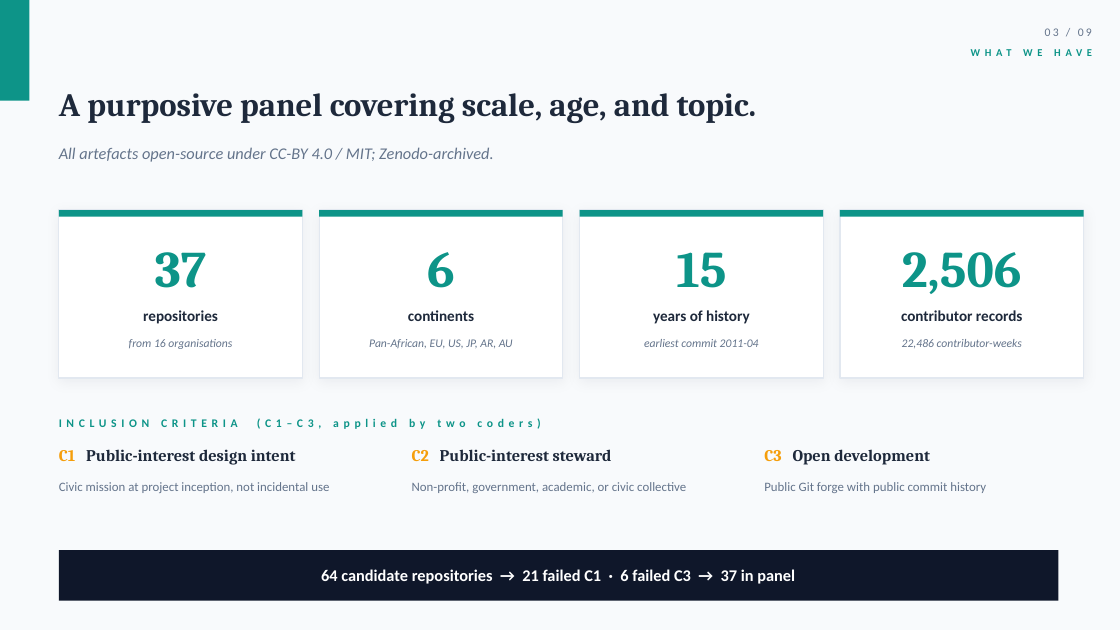
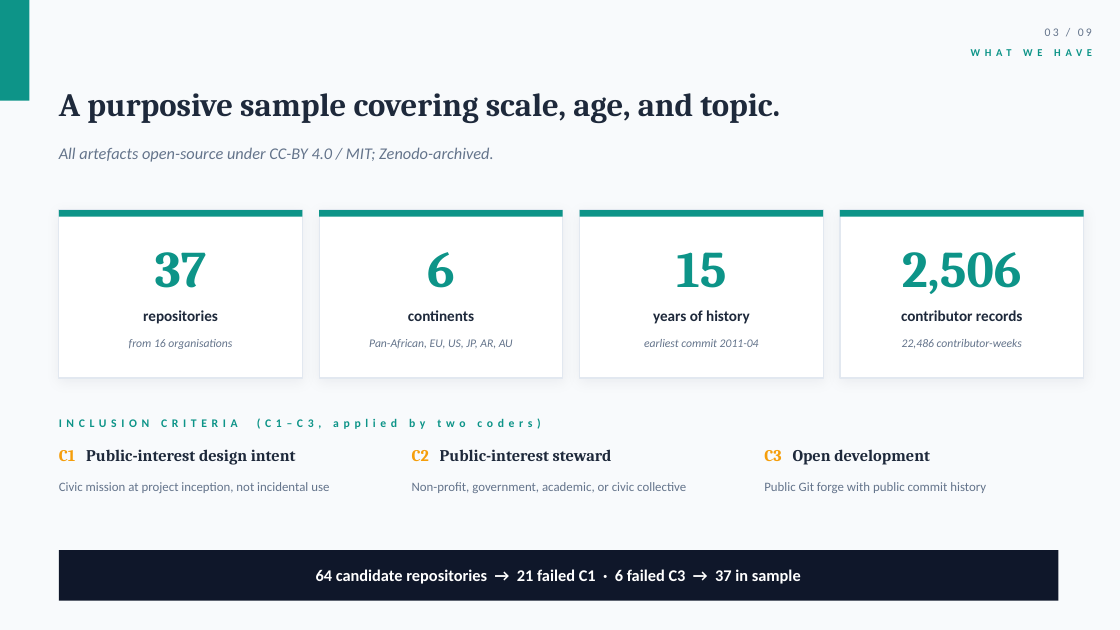
Before and after one commit to Japskua/civic-tech-git-crawler, a slide deck: slide 3 of paper_esem/slides/colleague_briefing.pptx. Drawn at 1120x630 pixels with LibreOffice and Linux fonts; fonts in the diff are those of the drawing. Boxes give left, top, right and bottom in pixels: in the first picture for what was removed or moved away, otherwise in the second. Text is boxed around its words. In the diff, an @@ line names an element or a change of style, - is before the commit and + after.

```diff
--- a/paper_esem/slides/colleague_briefing.pptx
+++ b/paper_esem/slides/colleague_briefing.pptx
@@ text at (x1=59, y1=93, x2=780, y2=123): text changed @@
-A purposive panel covering scale, age, and topic.
+A purposive sample covering scale, age, and topic.
@@ text at (x1=316, y1=569, x2=801, y2=584): text changed @@
-64 candidate repositories → 21 failed C1 · 6 failed C3 → 37 in panel
+64 candidate repositories → 21 failed C1 · 6 failed C3 → 37 in sample
```
Also in this commit, not shown: 3 other slides changed, 3 other files.
